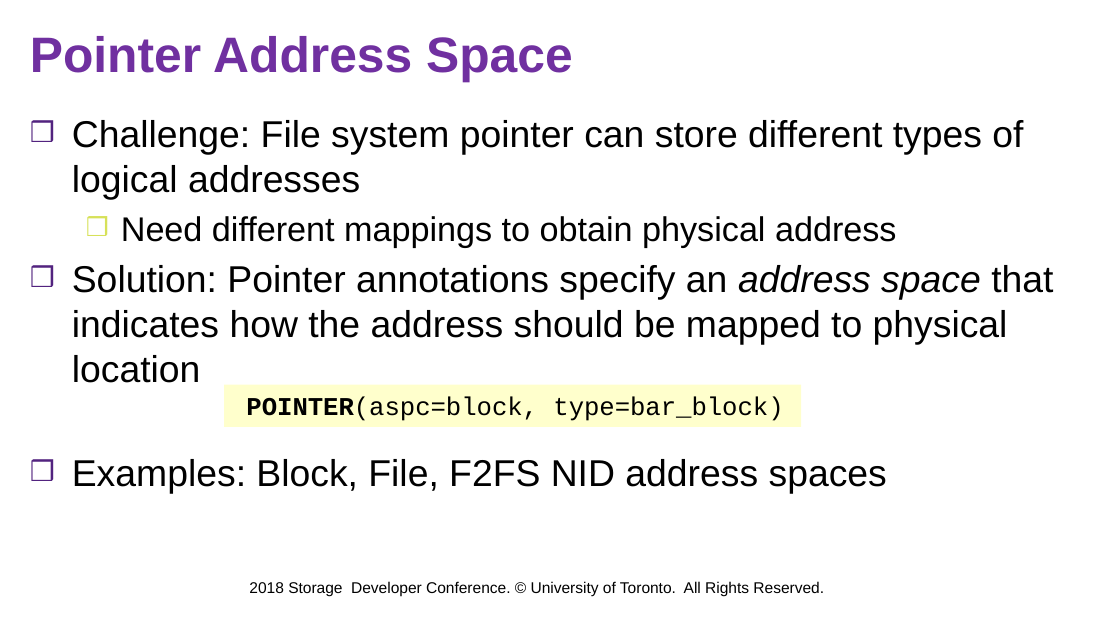
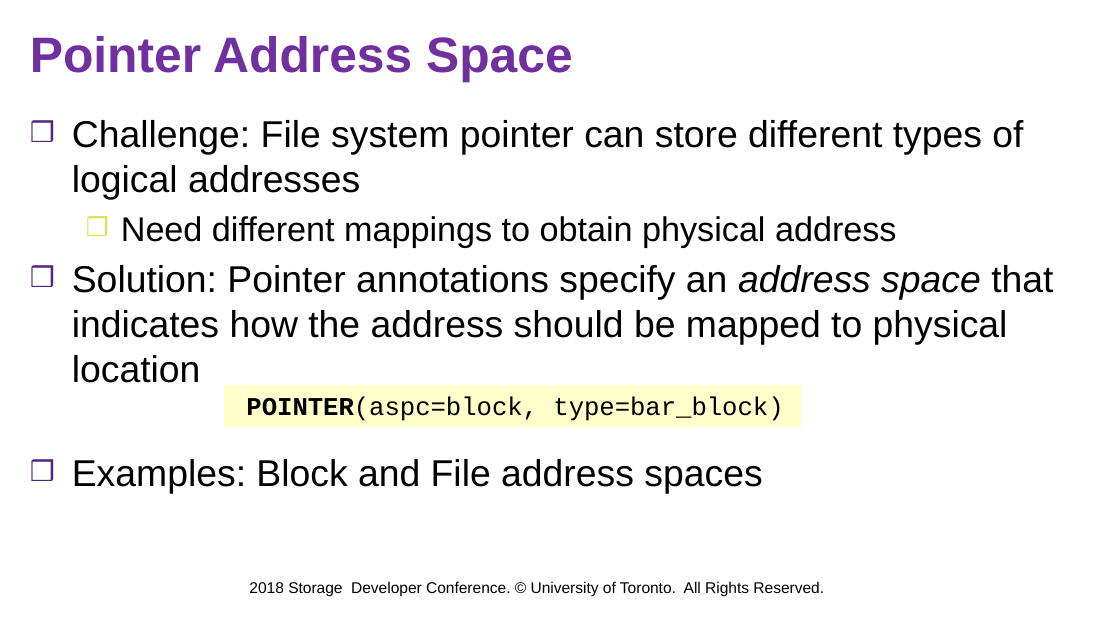
Before and after one commit to jacksun007/spiffy-paper, a slide deck: slide 16 of talk/sdc18_spiffy.pptx (slide 14 before the commit). Drawn at 1120x630 pixels with LibreOffice and Linux fonts; fonts in the diff are those of the drawing; background and template pictures are left out. Boxes give left, top, right and bottom in pixels: in the first picture for what was removed or moved away, otherwise in the second. Text is boxed around its words. In the diff, an @@ line names an element or a change of style, - is before the commit and + after.

```diff
--- a/talk/sdc18_spiffy.pptx
+++ b/talk/sdc18_spiffy.pptx
@@ text at (72,459,762,494): text changed @@
-❒ Examples: Block, File, F2FS NID address spaces
+❒ Examples: Block and File address spaces
```
Also in this commit, not shown: 5 other slides changed, 9 slides added.
